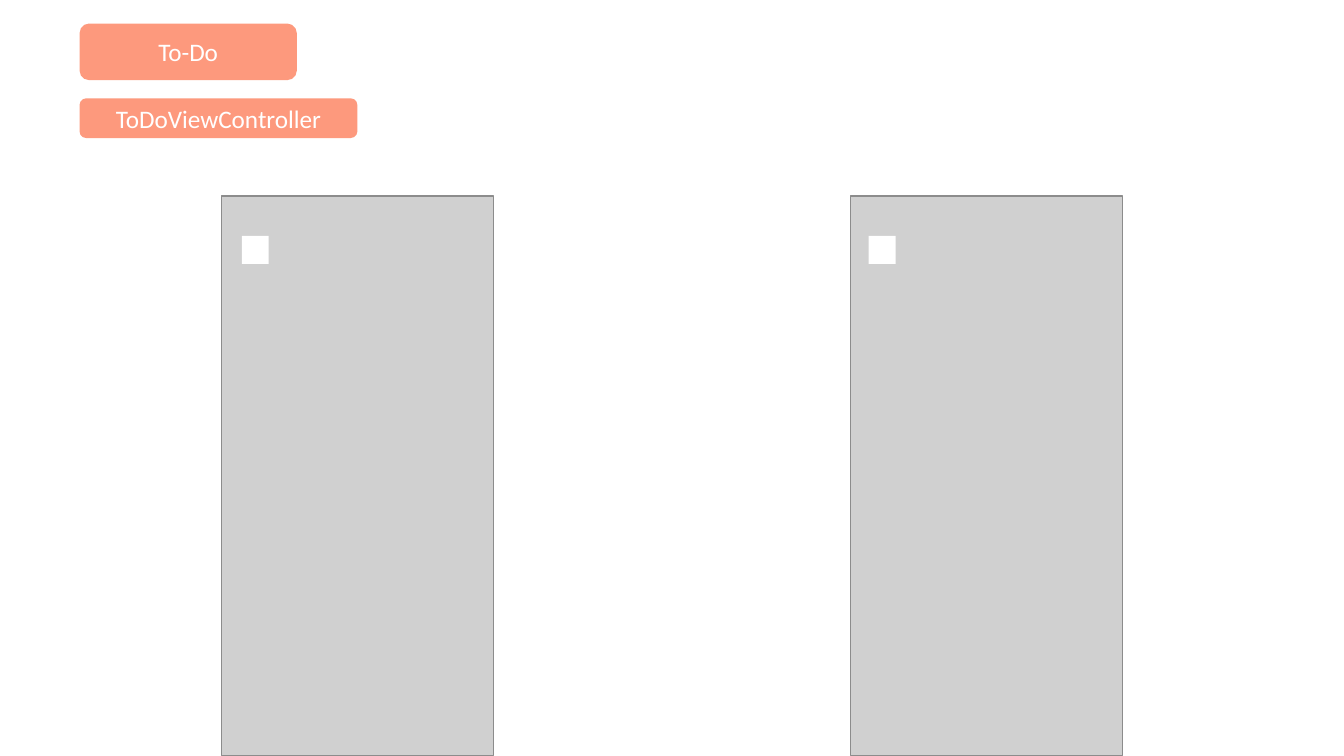
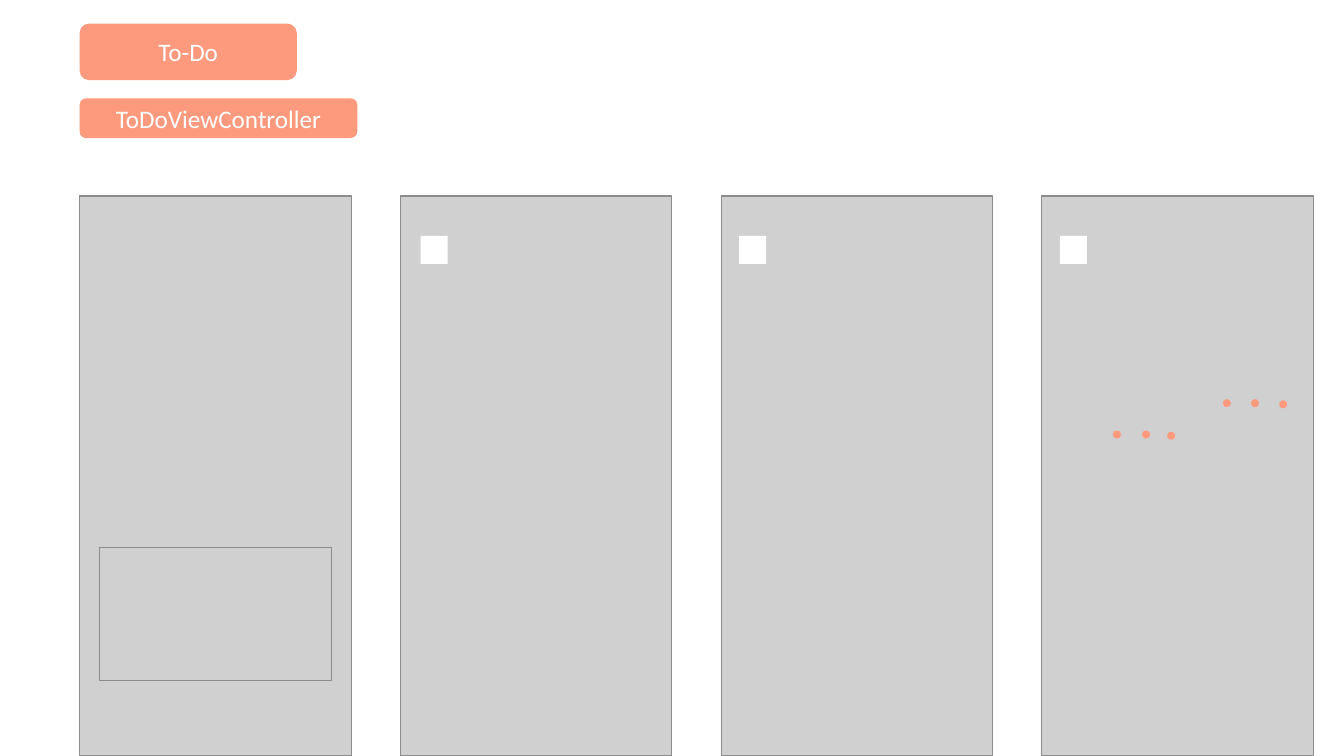
Before and after one commit to chaeHaram/University, a slide deck: slide 5 of 4-1/소프트웨어 종합설계/5주차/졸업작품 UI소개.pptx (slide 4 before the commit). Drawn at 1344x756 pixels with LibreOffice and Linux fonts; fonts in the diff are those of the drawing; grey boxes stand for pictures. Boxes give left, top, right and bottom in pixels: in the first picture for what was removed or moved away, otherwise in the second. Text is boxed around its words. In the diff, an @@ line names an element or a change of style, - is before the commit and + after.

```diff
--- a/4-1/소프트웨어 종합설계/5주차/졸업작품 UI소개.pptx
+++ b/4-1/소프트웨어 종합설계/5주차/졸업작품 UI소개.pptx
@@ picture added at (x1=80, y1=196, x2=351, y2=756) @@
@@ picture moved from (x1=222, y1=196, x2=493, y2=756) to (x1=400, y1=196, x2=671, y2=756) @@
@@ picture moved from (x1=851, y1=196, x2=1122, y2=756) to (x1=721, y1=196, x2=992, y2=756) @@
@@ rectangle moved from (x1=242, y1=236, x2=269, y2=264) to (x1=420, y1=236, x2=448, y2=264) @@
@@ rectangle moved from (x1=869, y1=236, x2=896, y2=264) to (x1=739, y1=236, x2=766, y2=264) @@
@@ group added at (x1=1043, y1=196, x2=1314, y2=756): 6 ellipses, 1 picture, 1 rectangle @@
@@ picture added at (x1=100, y1=547, x2=332, y2=681) @@
```
Also in this commit, not shown: 5 other slides changed, 1 slide added, 4 other files.
